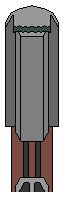
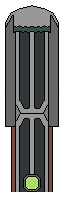
Layer changes from the first 64×224 image to the second:
added layer "green" above "red" over 23, 174, 41, 192
added layer "red" above "doorOpen bttm" over 23, 174, 41, 192
hid "doorOpen bttm" over 15, 177, 49, 192
hid "doorOpen copy" over 15, 32, 49, 142
showed "doorClosed" over 15, 32, 49, 192
